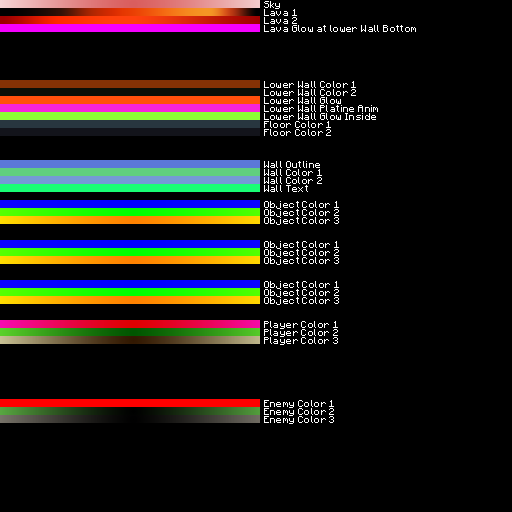
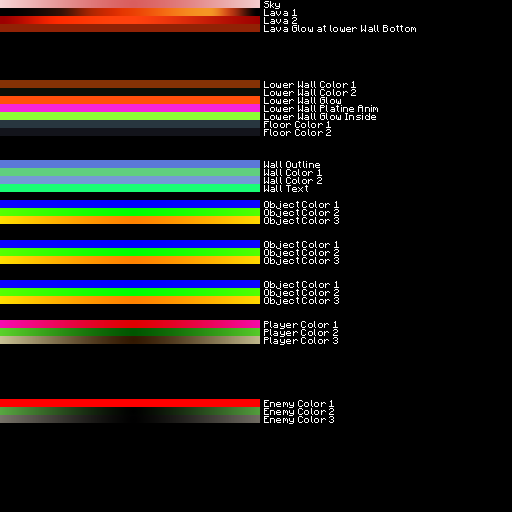
Revision of a layered 512px x 512px image; what changed, layer by layer:
painted on "Rectangle 1 copy 8" over [0, 24, 260, 32]
